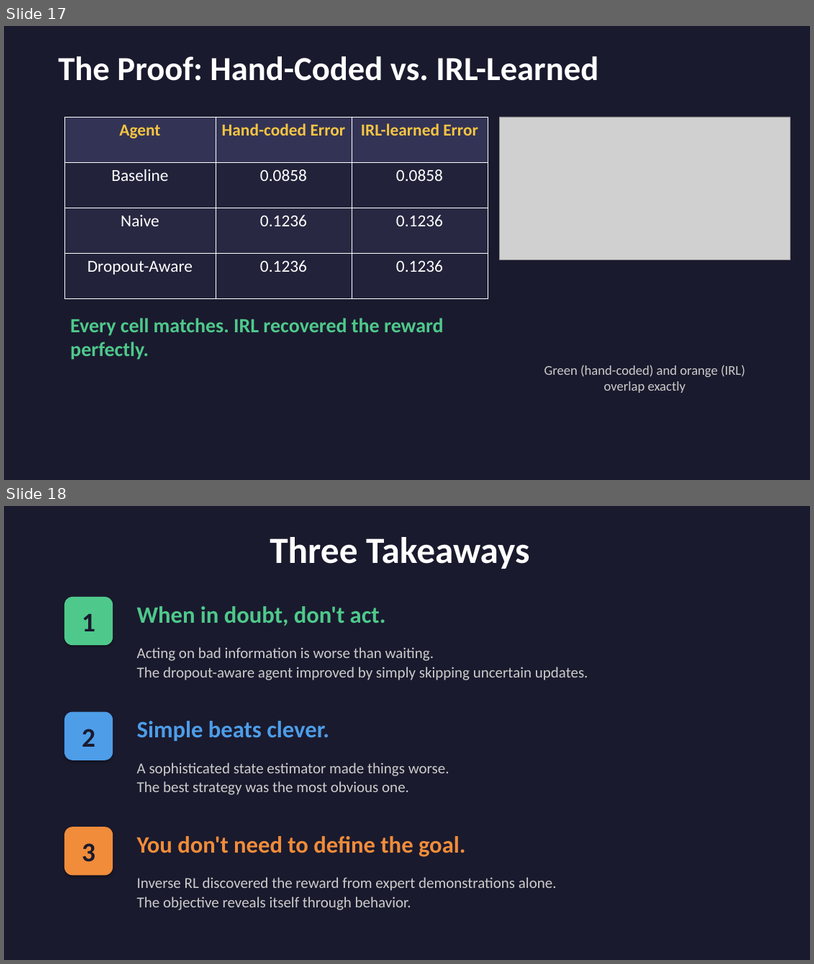
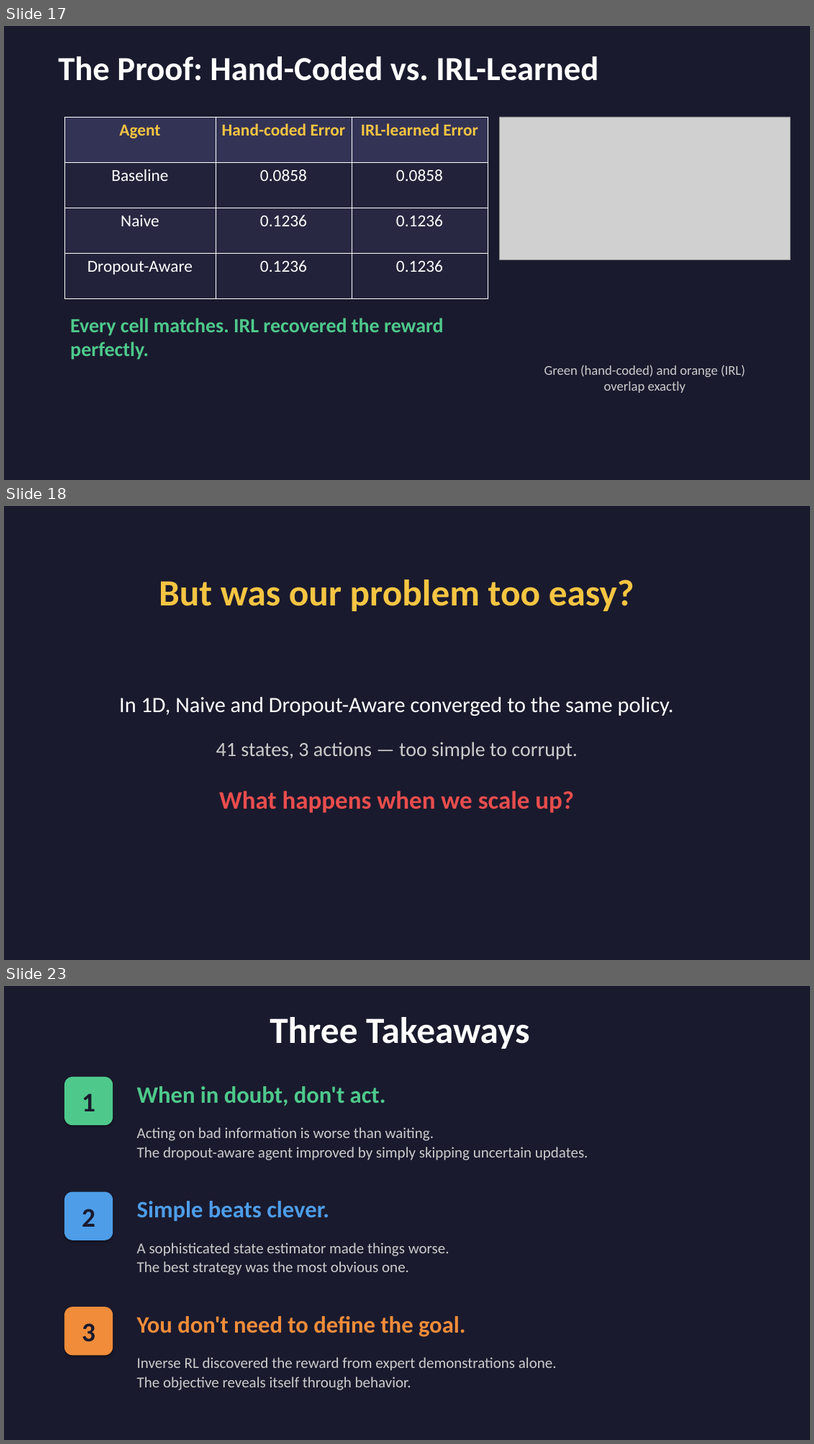
Before and after one commit to dpartuk/RL, a slide deck: imitations/presentation.pptx. Shown one above the other, each under a label of ours: slides 17 and 18 before the commit, slides 17, 18 and 23 after it; the slides between them are not shown. The pictures are 814x964 and 814x1444 pixels, drawn with LibreOffice and Linux fonts; fonts in the diff are those of the drawing; grey boxes stand for pictures. Boxes give left, top, right and bottom in pixels: in the first picture for what was removed or moved away, otherwise in the second. Text is boxed around its words. In the diff, an @@ line names an element or a change of style, - is before the commit and + after.

```diff
--- a/imitations/presentation.pptx
+++ b/imitations/presentation.pptx
@@ slide 18 added at (4,506,810,960), background #1A1A2E @@
@@ text added at (159,579,635,611), 44 pt, text #F5C542, bold @@
+But was our problem too easy?
@@ text added at (119,697,674,813), 26 pt, text #FFFFFF @@
+In 1D, Naive and Dropout-Aware converged to the same policy.
+41 states, 3 actions — too simple to corrupt.
+What happens when we scale up?
@@ what was slide 18 is now slide 23 @@
```
Also in this commit, not shown: 4 other slides added, 12 other files.
